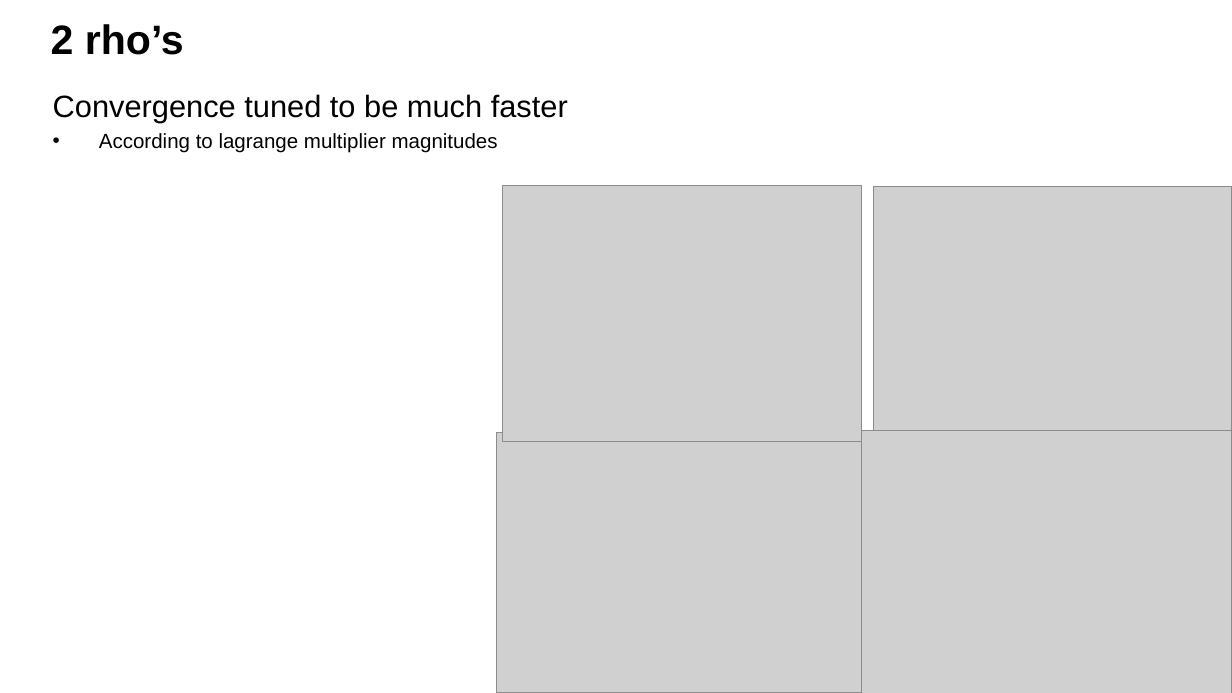
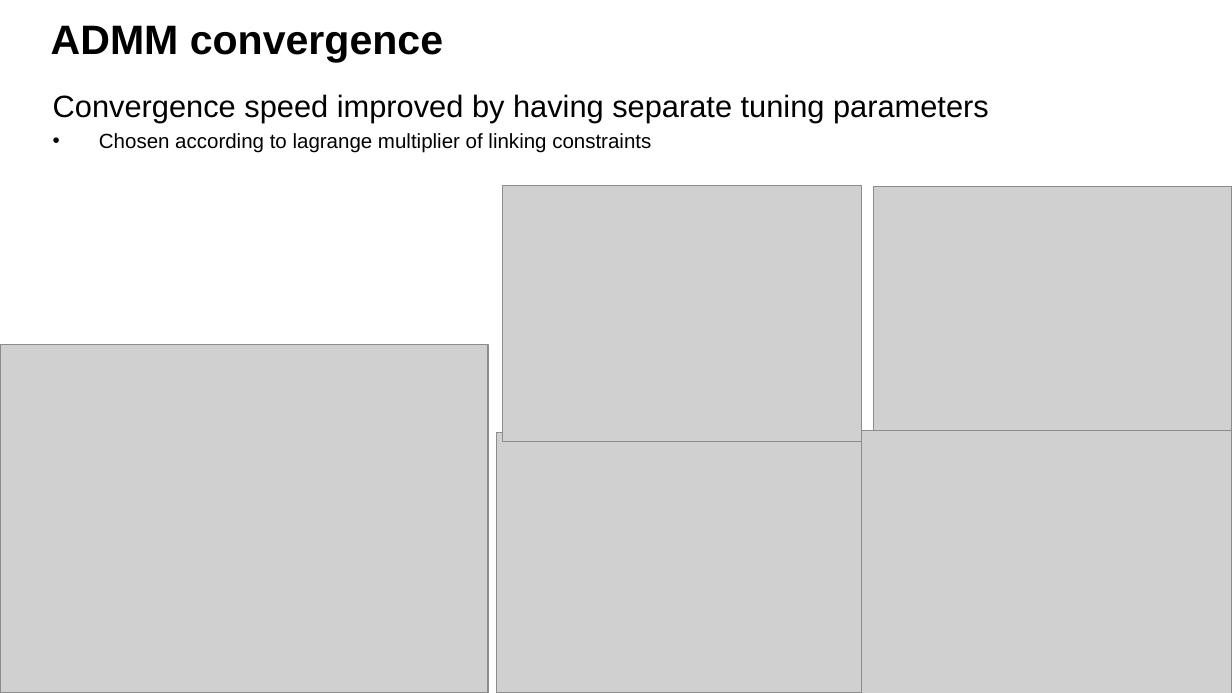
Before and after one commit to sandeepprakash6666/Escape-Paper, a slide deck: slide 10 of Admin/Escape Results.pptx (slide 9 before the commit). Drawn at 1232x693 pixels with LibreOffice and Linux fonts; fonts in the diff are those of the drawing; grey boxes stand for pictures; background and template pictures are left out. Boxes give left, top, right and bottom in pixels: in the first picture for what was removed or moved away, otherwise in the second. Text is boxed around its words. In the diff, an @@ line names an element or a change of style, - is before the commit and + after.

```diff
--- a/Admin/Escape Results.pptx
+++ b/Admin/Escape Results.pptx
@@ title at box(51, 25, 443, 62): text changed @@
-2 rho’s
+ADMM convergence
@@ text at box(53, 94, 989, 153): text changed; size 12 to 18 pt @@
-Convergence tuned to be much faster
-• According to lagrange multiplier magnitudes
+Convergence speed improved by having separate tuning parameters
+• Chosen according to lagrange multiplier of linking constraints
@@ picture added at box(0, 345, 488, 693) @@
@@ page number removed at box(16, 652, 62, 678) @@
-9
```
Also in this commit, not shown: 6 other slides changed, 6 slides added, 1 slide removed, 44 other files.
